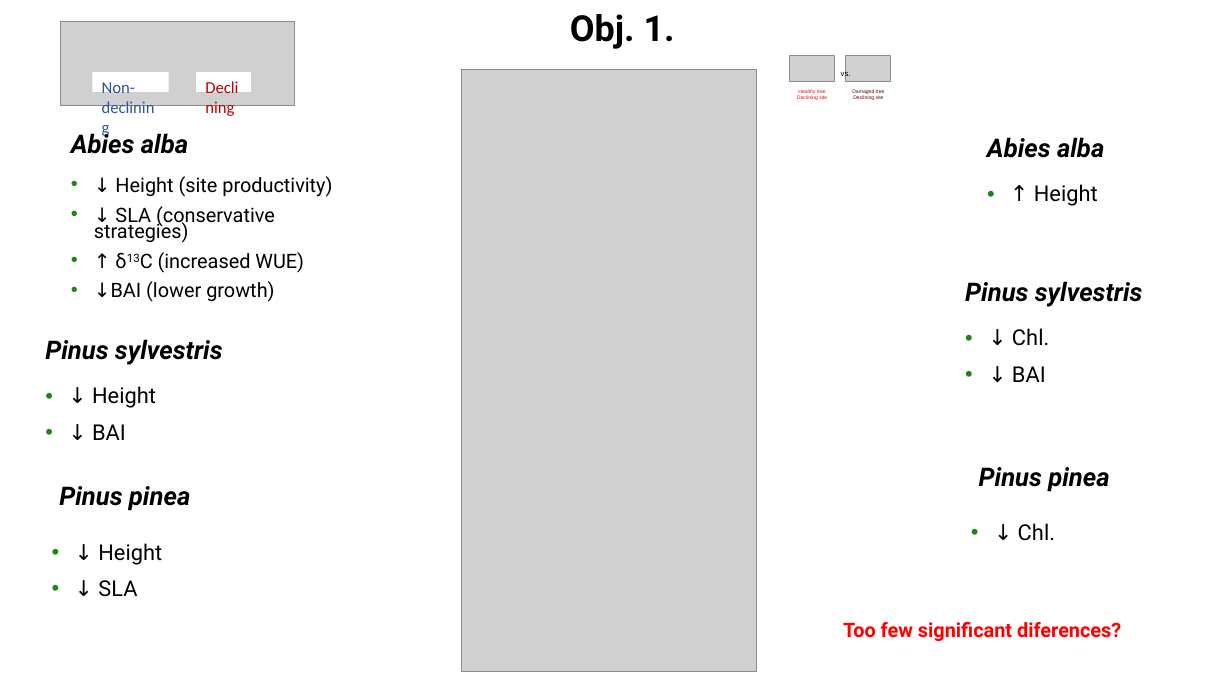
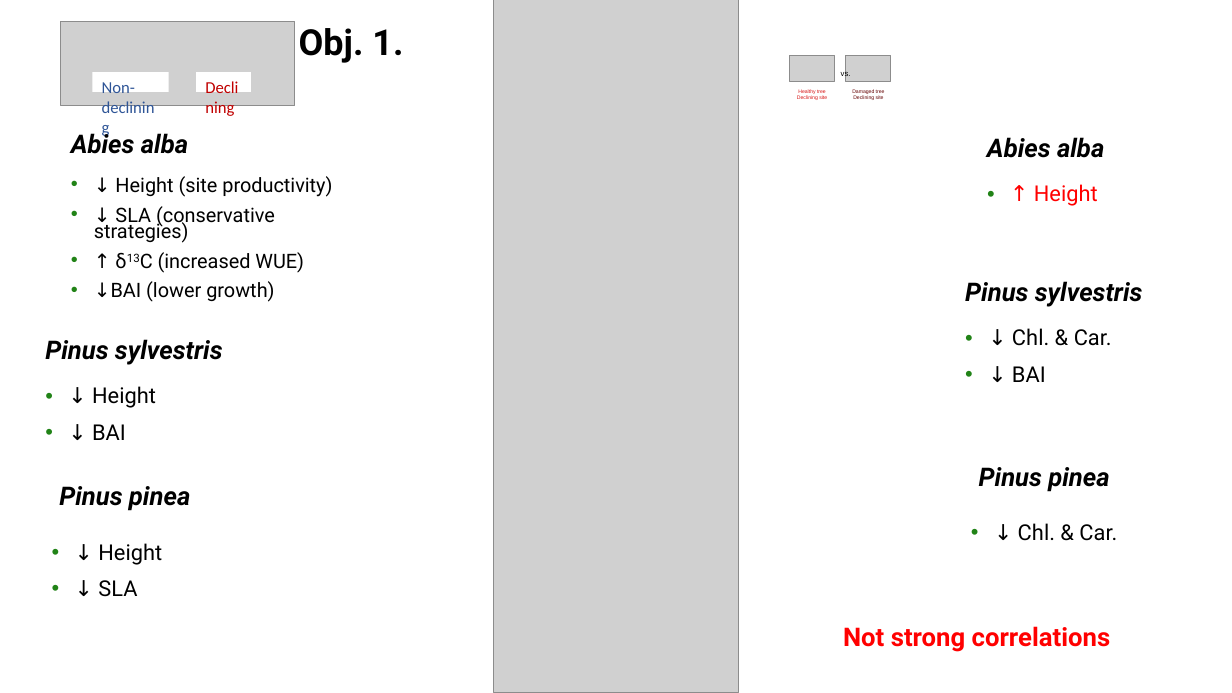
Before and after one commit to cris-fernandez/Tesis_Individuo, a slide deck: slide 7 of 06_ppts/Chapter2_variable_selection.pptx. Drawn at 1232x693 pixels with LibreOffice and Linux fonts; fonts in the diff are those of the drawing; grey boxes stand for pictures. Boxes give left, top, right and bottom in pixels: in the first picture for what was removed or moved away, otherwise in the second. Text is boxed around its words. In the diff, an @@ line names an element or a change of style, - is before the commit and + after.

```diff
--- a/06_ppts/Chapter2_variable_selection.pptx
+++ b/06_ppts/Chapter2_variable_selection.pptx
@@ title "Obj. 1.": place and size @@
-title "Obj. 1." at [570,14,675,49]
+title "Obj. 1." at [299,28,403,63]
@@ picture: place and size @@
-picture at [461,69,757,672]
+picture at [494,0,738,693]
@@ text "↑ Height" at [1034,184,1098,206]: text colour #000000 to #FF0000 @@
@@ text at [1012,328,1112,346]: text changed @@
-• ↓ Chl.
+• ↓ Chl. & Car.
@@ text at [1018,523,1117,541]: text changed @@
-• ↓ Chl.
+• ↓ Chl. & Car.
@@ text at [843,626,1111,652]: text changed; size 15.5 to 20 pt @@
-Too few significant diferences?
+Not strong correlations
```
Also in this commit, not shown: 12 other slides changed, 1 slide added, 3 other files.
